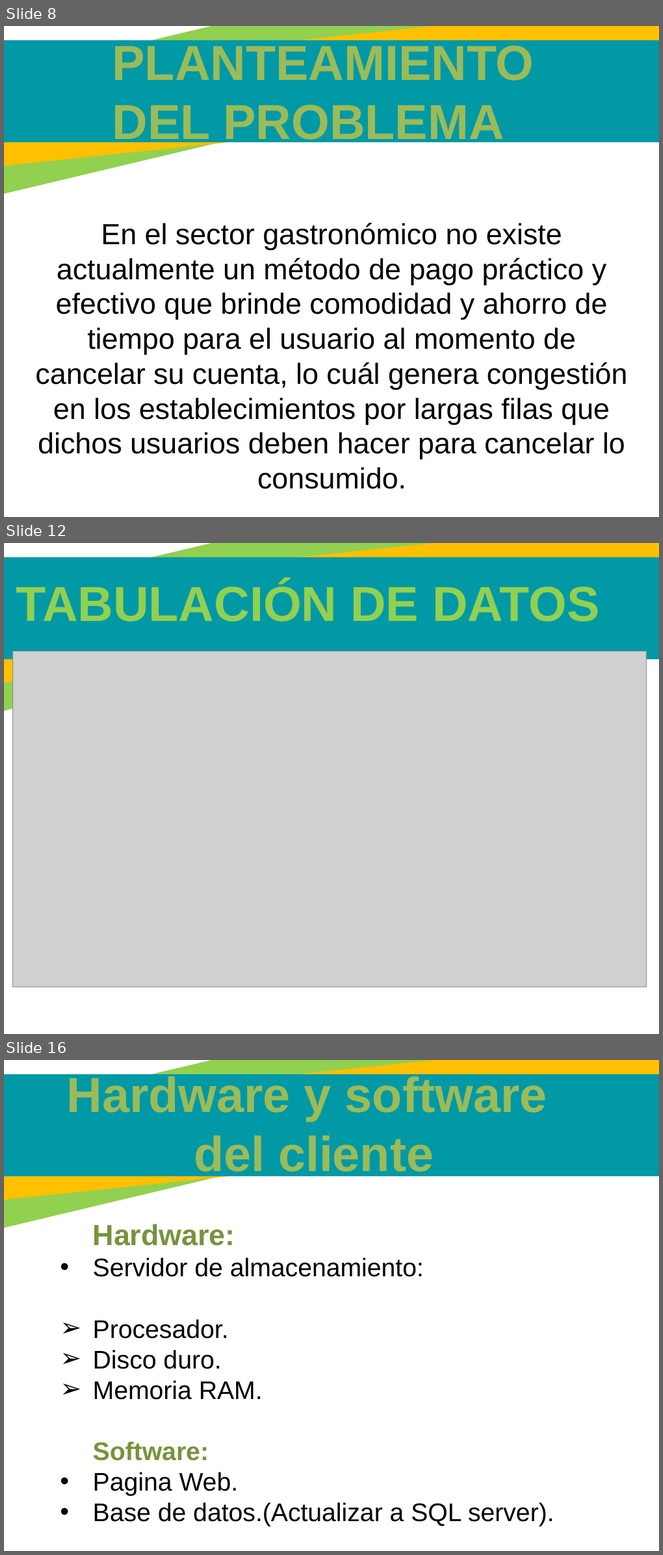
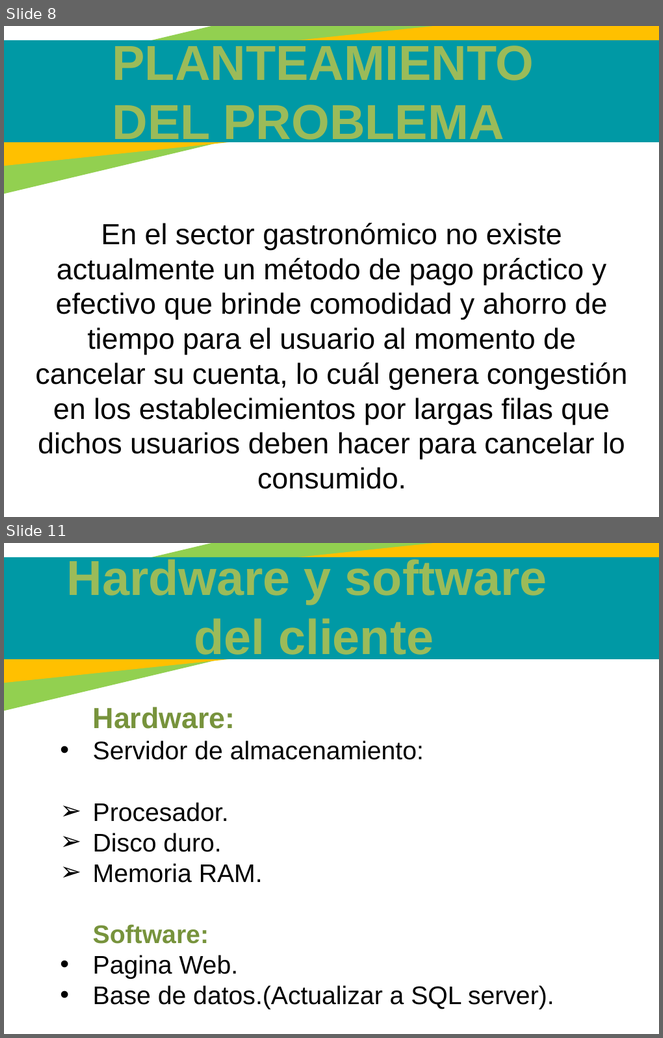
Before and after one commit to juannicolasvargas/SANF-solutions-helps, a slide deck: Cuarto trimestre/Presentacion v4.pptx. Shown one above the other, each under a label of ours: slides 8, 12 and 16 before the commit, slides 8 and 11 after it; the slides between them are not shown. The pictures are 663x1555 and 663x1038 pixels, drawn with LibreOffice and Linux fonts; fonts in the diff are those of the drawing; grey boxes stand for pictures. Boxes give left, top, right and bottom in pixels: in the first picture for what was removed or moved away, otherwise in the second. Text is boxed around its words. In the diff, an @@ line names an element or a change of style, - is before the commit and + after.

```diff
--- a/Cuarto trimestre/Presentacion v4.pptx
+++ b/Cuarto trimestre/Presentacion v4.pptx
@@ slide 12 removed at box(4, 543, 659, 1034), background #FFFFFF; not listed: 3 template elements that a slide beside it also shows @@
@@ text removed at box(16, 582, 599, 622) @@
-TABULACIÓN DE DATOS
@@ picture removed at box(12, 651, 646, 987) @@
@@ what was slide 16 is now slide 11 @@
```
Also in this commit, not shown: 4 slides changed, 1 slide added, 5 other slides removed.
